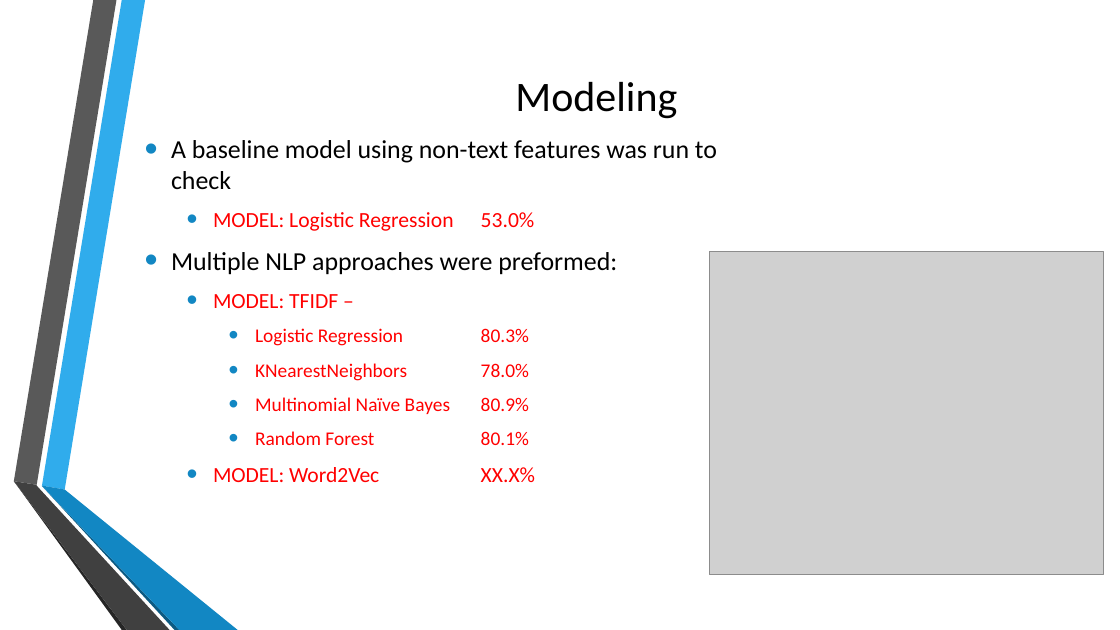
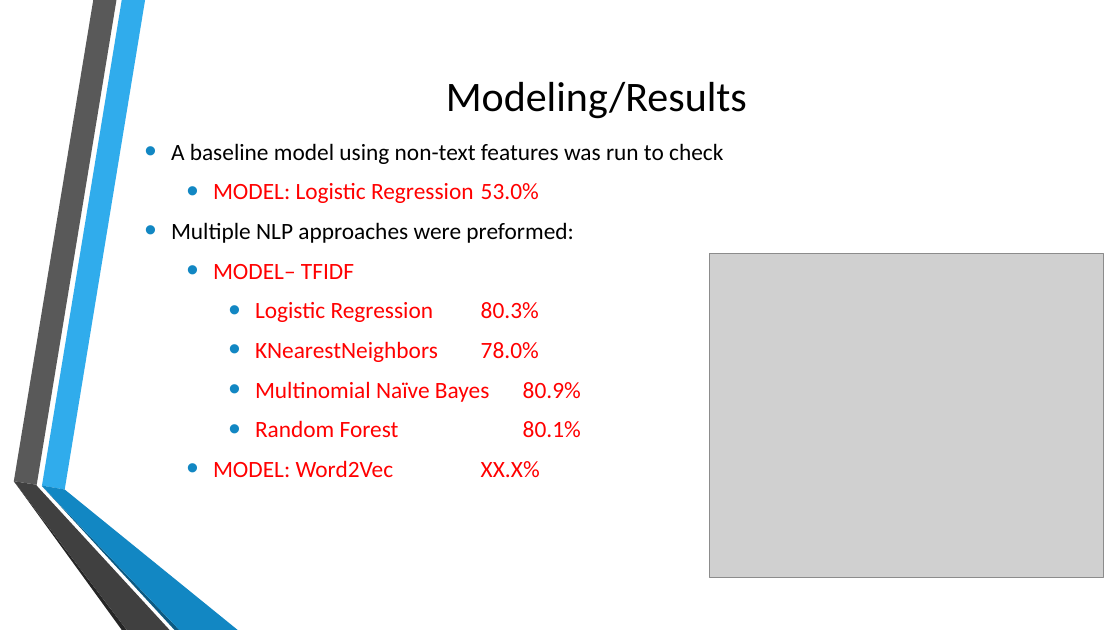
Before and after one commit to ChrisMichael11/Consumer_Complaint_Project, a slide deck: slide 6 of ppt/Consumer_Complaints.pptx. Drawn at 1120x630 pixels with LibreOffice and Linux fonts; fonts in the diff are those of the drawing; grey boxes stand for pictures; background and template pictures are left out. Boxes give left, top, right and bottom in pixels: in the first picture for what was removed or moved away, otherwise in the second. Text is boxed around its words. In the diff, an @@ line names an element or a change of style, - is before the commit and + after.

```diff
--- a/ppt/Consumer_Complaints.pptx
+++ b/ppt/Consumer_Complaints.pptx
@@ title at [446,82,747,119]: text changed @@
-Modeling
+Modeling/Results
@@ text at [171,143,723,477]: size 22.2 to 20 pt in "A baseline model using non-text features was ...", "Multiple NLP approaches were preformed:"; size 18.5 to 20 pt in "MODEL: Logistic Regression 53.0%", "MODEL: Word2Vec XX.X%"; size 16.6 to 20 pt in "Logistic Regression 80.3%", "KNearestNeighbors 78.0%", "Multinomial Naïve Bayes 80.9%", "Random Forest 80.1%" @@
@@ text at [213,264,354,279]: text changed; size 18.5 to 20 pt @@
-  • MODEL: TFIDF –
+  • MODEL– TFIDF
```
Also in this commit, not shown: 5 other slides changed.
